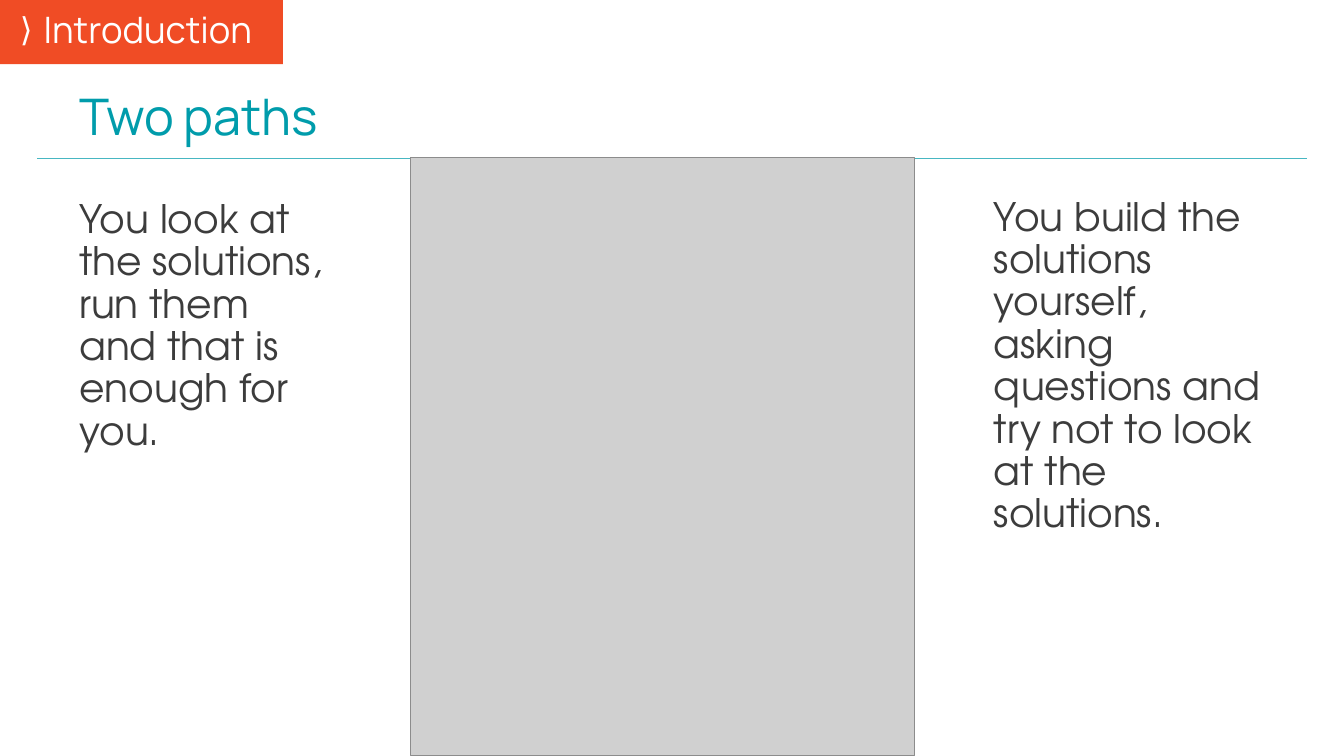
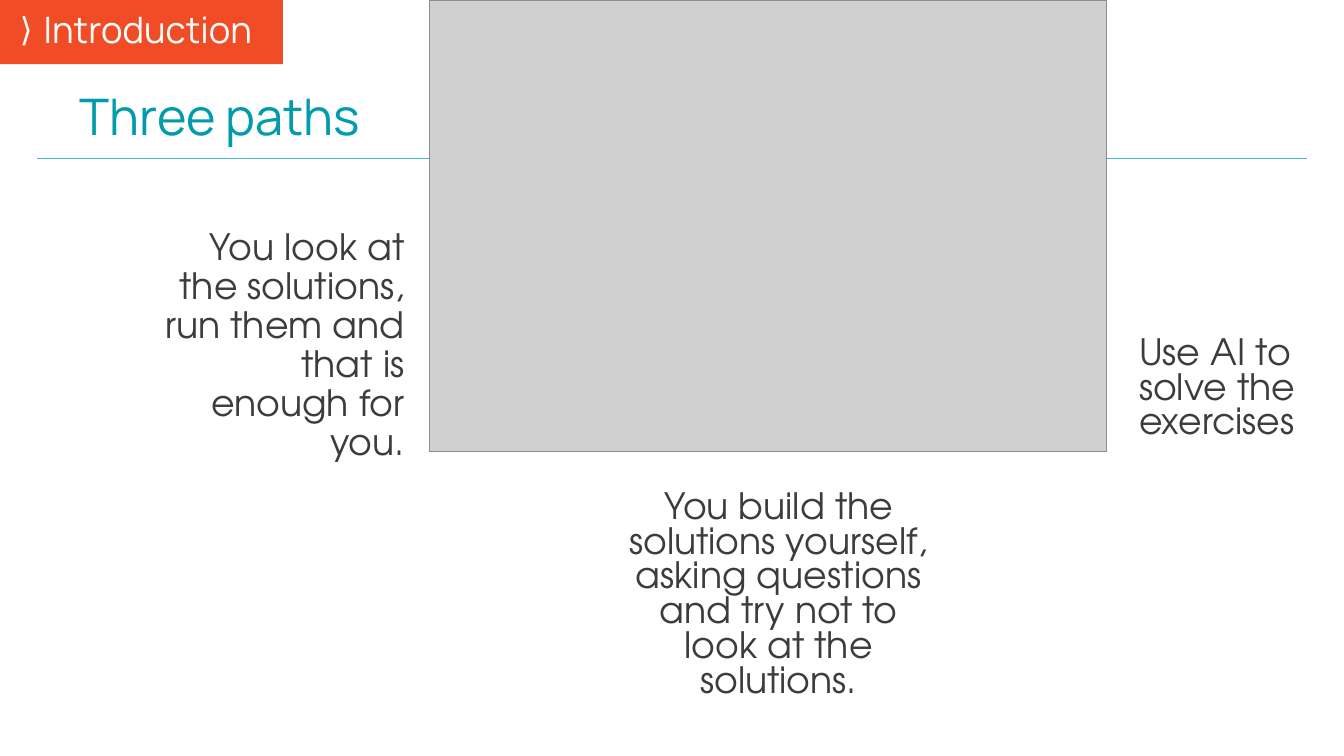
Before and after one commit to mjochen/Cello_AI, a slide deck: slide 5 of ppts/0 - preface.pptx. Drawn at 1344x756 pixels with LibreOffice and Linux fonts; fonts in the diff are those of the drawing; grey boxes stand for pictures. Boxes give left, top, right and bottom in pixels: in the first picture for what was removed or moved away, otherwise in the second. Text is boxed around its words. In the diff, an @@ line names an element or a change of style, - is before the commit and + after.

```diff
--- a/ppts/0 - preface.pptx
+++ b/ppts/0 - preface.pptx
@@ picture added at <box>430,0,1107,452</box> @@
@@ title at <box>79,98,360,147</box>: text changed @@
-Two paths
+Three paths
@@ picture removed at <box>411,157,915,756</box> @@
@@ text "You look at the solutions, ...": place and size @@
-text "You look at the solutions, ..." at <box>79,204,322,453</box>
+text "You look at the solutions, ..." at <box>165,233,405,462</box>
@@ text "You look at the solutions, ..." at <box>165,233,405,462</box>: size 28 to 25.9 pt; alignment left to right @@
@@ text added at <box>1139,338,1295,435</box>, 25.9 pt, text #3C3C3C @@
+Use AI to solve the exercises
@@ text "You build the solutions yourself, ...": place and size @@
-text "You build the solutions yourself, ..." at <box>994,202,1260,528</box>
+text "You build the solutions yourself, ..." at <box>629,492,928,694</box>
@@ text "You build the solutions yourself, ..." at <box>629,492,928,694</box>: size 28 to 25.9 pt; alignment left to centre; line spacing 0.9 to 0.8 @@
```
Also in this commit, not shown: 16 other files.
